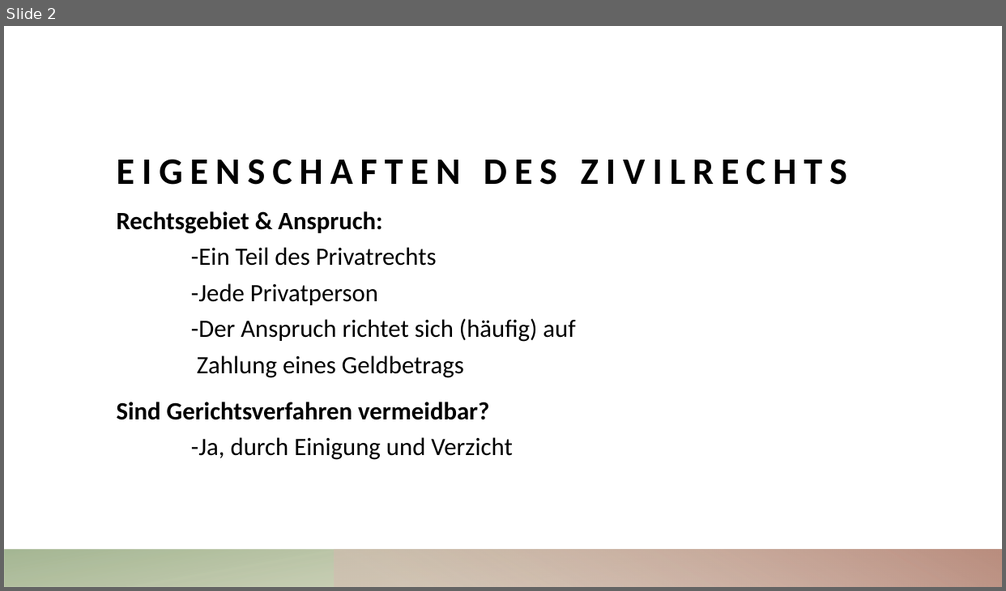
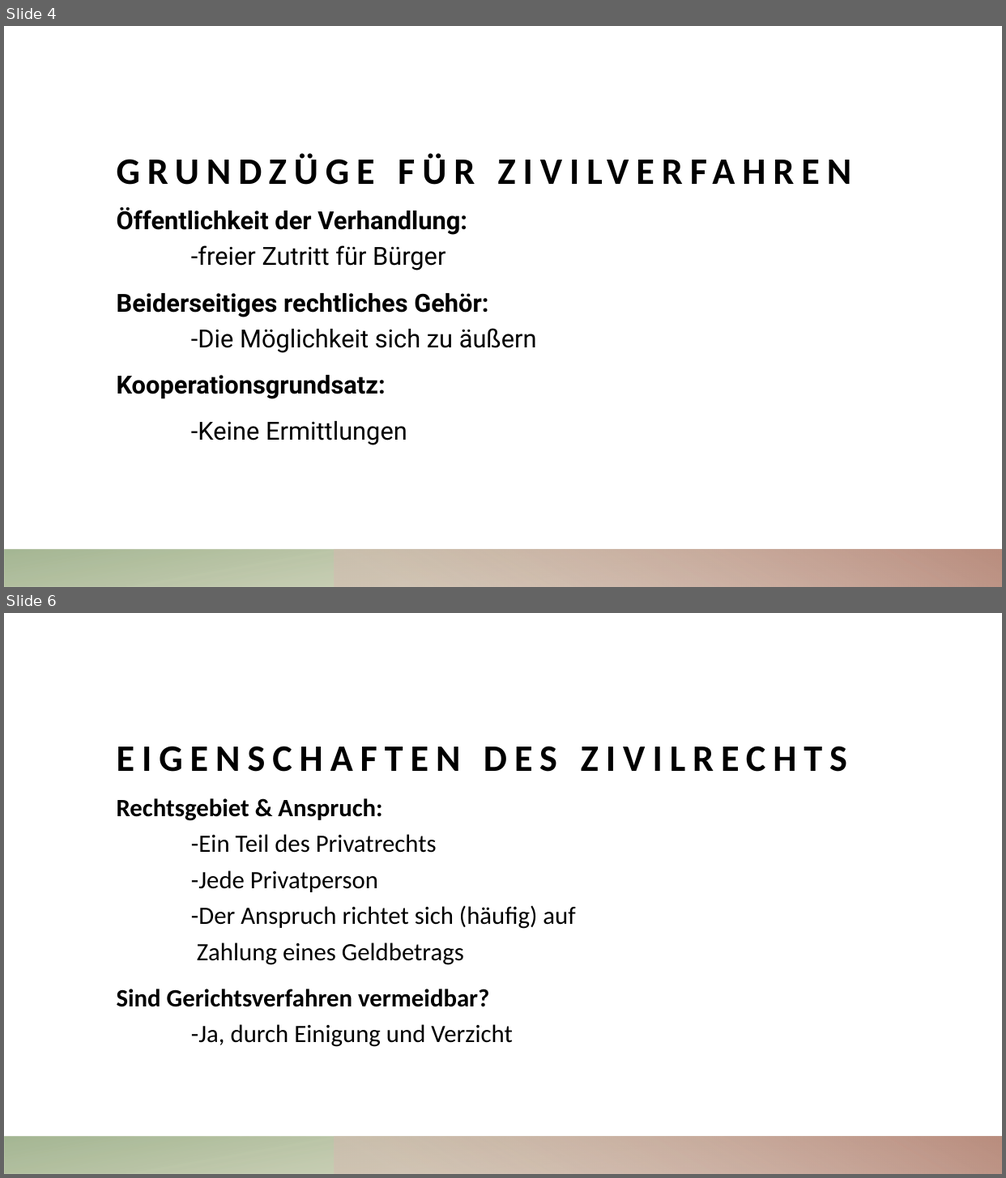
Before and after one commit to ArkonM/4CHIF, a slide deck: BWM - Werner Baumgartner/Zivilrecht.pptx. Shown one above the other, each under a label of ours: slide 2 before the commit, slides 4 and 6 after it; the slides between them are not shown. The pictures are 1006x591 and 1006x1178 pixels, drawn with LibreOffice and Linux fonts; fonts in the diff are those of the drawing. Boxes give left, top, right and bottom in pixels: in the first picture for what was removed or moved away, otherwise in the second. Text is boxed around its words. In the diff, an @@ line names an element or a change of style, - is before the commit and + after.

```diff
--- a/BWM - Werner Baumgartner/Zivilrecht.pptx
+++ b/BWM - Werner Baumgartner/Zivilrecht.pptx
@@ slide 4 added at bbox=[4, 26, 1002, 587], background #FFFFFF; not listed: 2 template elements that a slide beside it also shows @@
@@ text added at bbox=[117, 207, 537, 446], 24 pt, text #000000, bold @@
+Öffentlichkeit der Verhandlung:
+-freier Zutritt für Bürger
+Beiderseitiges rechtliches Gehör:
+-Die Möglichkeit sich zu äußern
+Kooperationsgrundsatz:
+-Keine Ermittlungen
@@ title added at bbox=[335, 246, 366, 266], 36 pt, text #000000, bold @@
+GRUNDZÜGE FÜR ZIVILVERFAHREN
@@ what was slide 2 is now slide 6 @@
```
Also in this commit, not shown: 1 slide changed, 4 other slides added, 1 other file.
